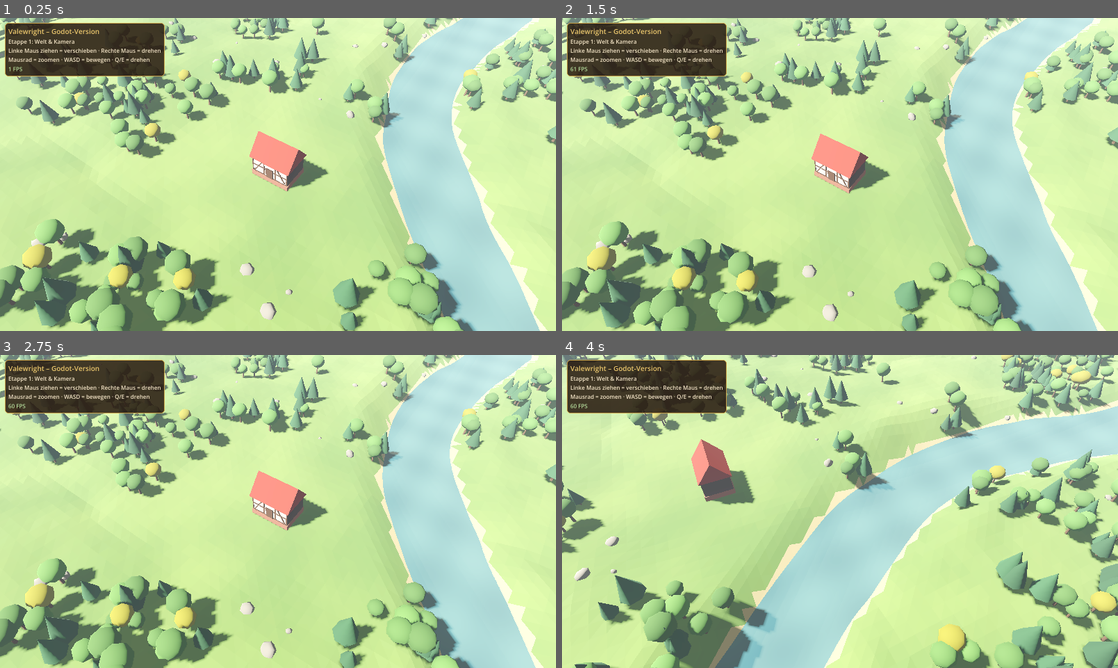
Above: before the commit, frames 1-4 (two rows, left to right).
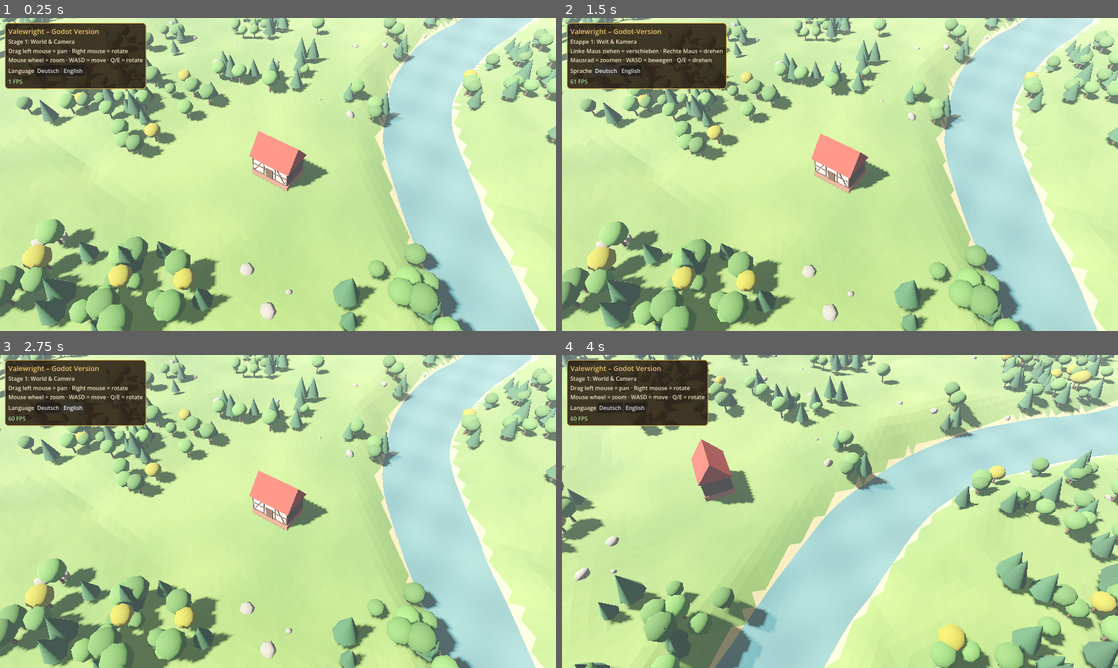
Above: after the commit, the same moments.

Repository: sakomobil-beep/valewright
Game: Godot game, scene res://main.tscn
Two runs of this game, one before a commit and one after it. Both use one fixed random seed, a clock stepped at 60 frames per second and the inputs below.
Inputs (mouse positions are in pixels of both pictures, inside the frame that each line leads up to):
- Up to frame 1 (0.25 s): no input
- Up to frame 2 (1.5 s): click (612, 71) at 0.5 s, where only the run after the commit has a clickable "Deutsch"; click (606, 71) at 1.25 s, where only the run after the commit has a clickable "Deutsch"
- Up to frame 3 (2.75 s): click (66, 408) at 2 s, where only the run after the commit has a clickable "English"
- Up to frame 4 (4 s): click (634, 408) at 2.75 s, where only the run after the commit has a clickable "English"; tap Enter at 3.5 s; move the mouse to (962, 495) at 3.52 s; hold D from 3.53 s (still down); hold Q from 3.53 s (still down); click (962, 495) at 3.67 s

The runs differ from the first frame. In frame 1, 2.3% of the frame differs, in the area x 0-30%, y 1-23%; in frame 2, 1.6%; in frame 3, 2.4%; in frame 4, 2.4%.

Commit message:
Mehrsprachigkeit: Sprachtabelle Deutsch/Englisch, Sprachumschalter, Systemsprache beim ersten Start
Co-Authored-By: Claude Opus 5.5 <noreply@anthropic.com>
Claude-Session: https://claude.ai/code/session_01LmP2NExqbZuzDYCtT2zvb7

Diff:
--- a/project.godot
+++ b/project.godot
@@ -8,6 +8,10 @@
 run/main_scene="res://main.tscn"
 config/features=PackedStringArray("4.7", "Forward Plus")
 config/icon="res://icon.svg"
+
+[autoload]
+
+I18n="*res://scripts/i18n.gd"
 
 [display]
 
--- /dev/null
+++ b/scripts/i18n.gd
@@ -0,0 +1,46 @@
+extends Node
+## Mehrsprachigkeit: alle Texte stehen in res://translations/texts.tsv
+## (Spalten: key, de, en – weitere Sprachen einfach als neue Spalte anhängen).
+
+const FILE := "res://translations/texts.tsv"
+const SETTINGS := "user://settings.cfg"
+var languages: PackedStringArray = []
+
+func _ready() -> void:
+	_load()
+	var cfg := ConfigFile.new()
+	var lang := ""
+	if cfg.load(SETTINGS) == OK:
+		lang = cfg.get_value("general", "language", "")
+	if lang == "":
+		lang = "de" if OS.get_locale_language() == "de" else "en"
+	TranslationServer.set_locale(lang)
+
+func _load() -> void:
+	var f := FileAccess.open(FILE, FileAccess.READ)
+	if f == null:
+		push_error("Sprachdatei fehlt: " + FILE)
+		return
+	var head := f.get_line().split("\t")
+	var trs: Array[Translation] = []
+	for i in range(1, head.size()):
+		var t := Translation.new()
+		t.locale = head[i]
+		trs.append(t)
+		languages.append(head[i])
+	while not f.eof_reached():
+		var line := f.get_line()
+		if line.strip_edges() == "":
+			continue
+		var cols := line.split("\t")
+		for i in range(1, mini(cols.size(), head.size())):
+			trs[i - 1].add_message(cols[0], cols[i].replace("\\n", "\n"))
+	for t in trs:
+		TranslationServer.add_translation(t)
+
+func set_language(lang: String) -> void:
+	TranslationServer.set_locale(lang)
+	var cfg := ConfigFile.new()
+	cfg.load(SETTINGS)
+	cfg.set_value("general", "language", lang)
+	cfg.save(SETTINGS)
--- a/scripts/main.gd
+++ b/scripts/main.gd
@@ -126,17 +126,33 @@
 	var vb := VBoxContainer.new()
 	panel.add_child(vb)
 	var title := Label.new()
-	title.text = "Valewright – Godot-Version"
+	title.text = "UI_TITLE"
 	title.add_theme_color_override("font_color", Color(0.91, 0.77, 0.42))
 	title.add_theme_font_size_override("font_size", 20)
 	vb.add_child(title)
 	var info := Label.new()
-	info.text = "Etappe 1: Welt & Kamera\nLinke Maus ziehen = verschieben · Rechte Maus = drehen\nMausrad = zoomen · WASD = bewegen · Q/E = drehen"
+	info.text = "UI_STAGE1"
+	vb.add_child(info)
+	var ctr := Label.new()
+	ctr.text = "UI_CONTROLS"
+	ctr.add_theme_color_override("font_color", Color(0.96, 0.9, 0.78))
+	vb.add_child(ctr)
+	var hb := HBoxContainer.new()
+	vb.add_child(hb)
+	var ll := Label.new()
+	ll.text = "UI_LANGUAGE"
+	ll.add_theme_color_override("font_color", Color(0.96, 0.9, 0.78))
+	hb.add_child(ll)
+	for lang in ["de", "en"]:
+		var b := Button.new()
+		b.text = "Deutsch" if lang == "de" else "English"
+		b.auto_translate_mode = Node.AUTO_TRANSLATE_MODE_DISABLED
+		b.pressed.connect(func(): I18n.set_language(lang))
+		hb.add_child(b)
 	info.add_theme_color_override("font_color", Color(0.96, 0.9, 0.78))
-	vb.add_child(info)
 	fps_label = Label.new()
 	fps_label.add_theme_color_override("font_color", Color(0.7, 0.85, 0.6))
 	vb.add_child(fps_label)
 
 func _process(_dt: float) -> void:
-	fps_label.text = "%d FPS" % Engine.get_frames_per_second()
+	fps_label.text = tr("UI_FPS") % Engine.get_frames_per_second()
Not shown, changed: export_presets.cfg
Not shown, added: translations/texts.tsv
